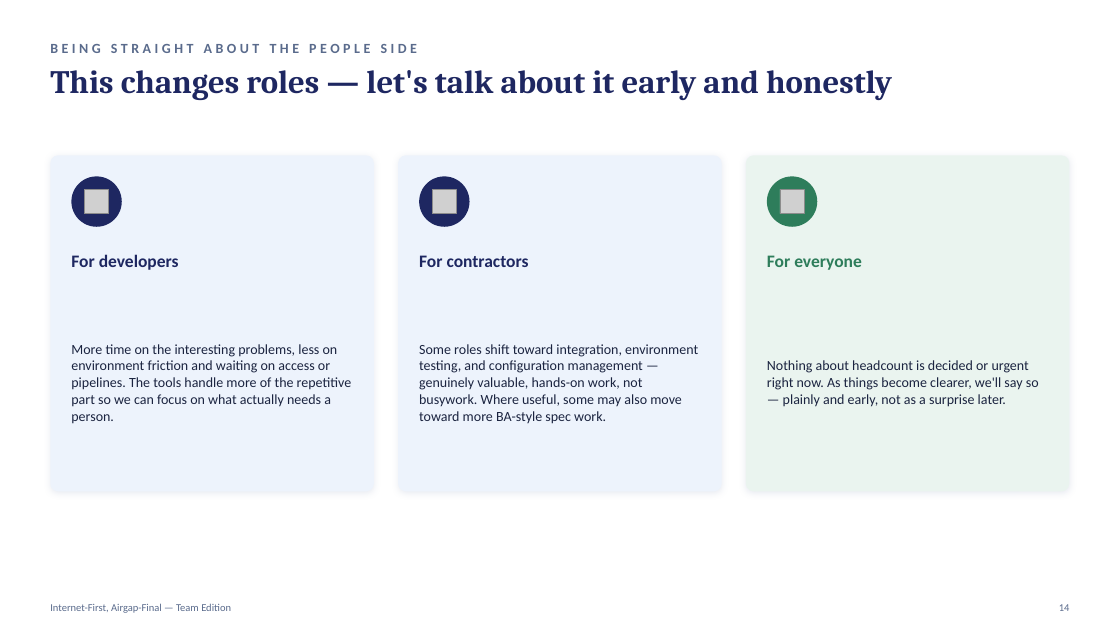
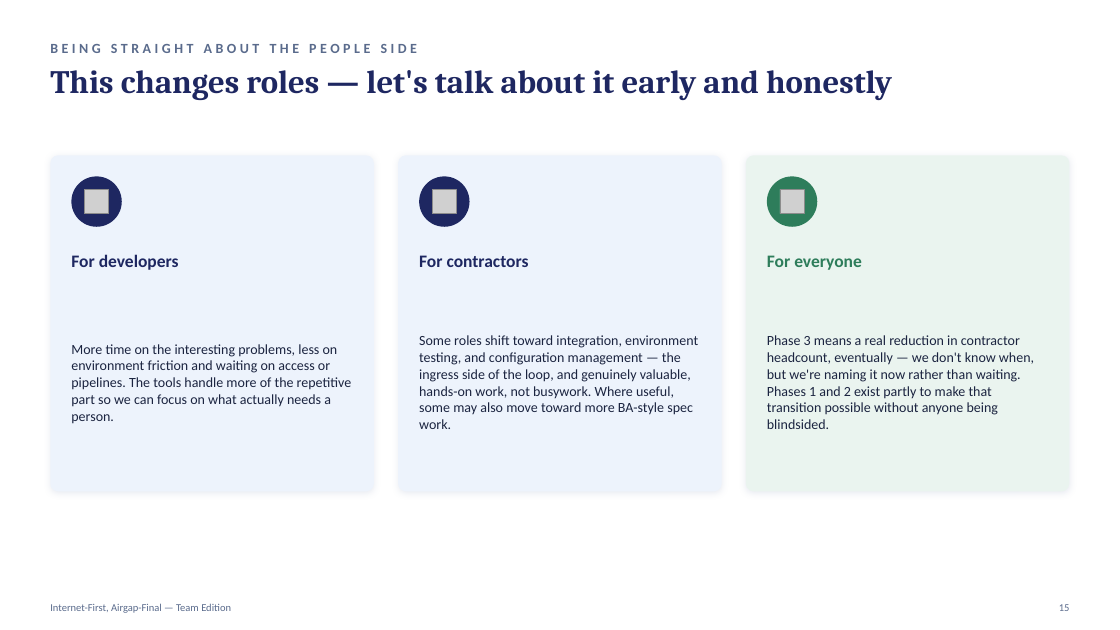
Before and after one commit to altiusx/code-desensitizer-for-airgap, a slide deck: slide 15 of docs/internet-first-team-edition.pptx (slide 14 before the commit). Drawn at 1120x630 pixels with LibreOffice and Linux fonts; fonts in the diff are those of the drawing; grey boxes stand for pictures. Boxes give left, top, right and bottom in pixels: in the first picture for what was removed or moved away, otherwise in the second. Text is boxed around its words. In the diff, an @@ line names an element or a change of style, - is before the commit and + after.

```diff
--- a/docs/internet-first-team-edition.pptx
+++ b/docs/internet-first-team-edition.pptx
@@ text at (x1=419, y1=335, x2=698, y2=429): text changed @@
-Some roles shift toward integration, environment testing, and configuration management — genuinely valuable, hands-on work, not busywork. Where useful, some may also move toward more BA-style spec work.
+Some roles shift toward integration, environment testing, and configuration management — the ingress side of the loop, and genuinely valuable, hands-on work, not busywork. Where useful, some may also move toward more BA-style spec work.
@@ text at (x1=767, y1=335, x2=1034, y2=429): text changed @@
-Nothing about headcount is decided or urgent right now. As things become clearer, we'll say so — plainly and early, not as a surprise later.
+Phase 3 means a real reduction in contractor headcount, eventually — we don't know when, but we're naming it now rather than waiting. Phases 1 and 2 exist partly to make that transition possible without anyone being blindsided.
```
Also in this commit, not shown: 8 other slides changed, 1 slide added, 1 other file.
